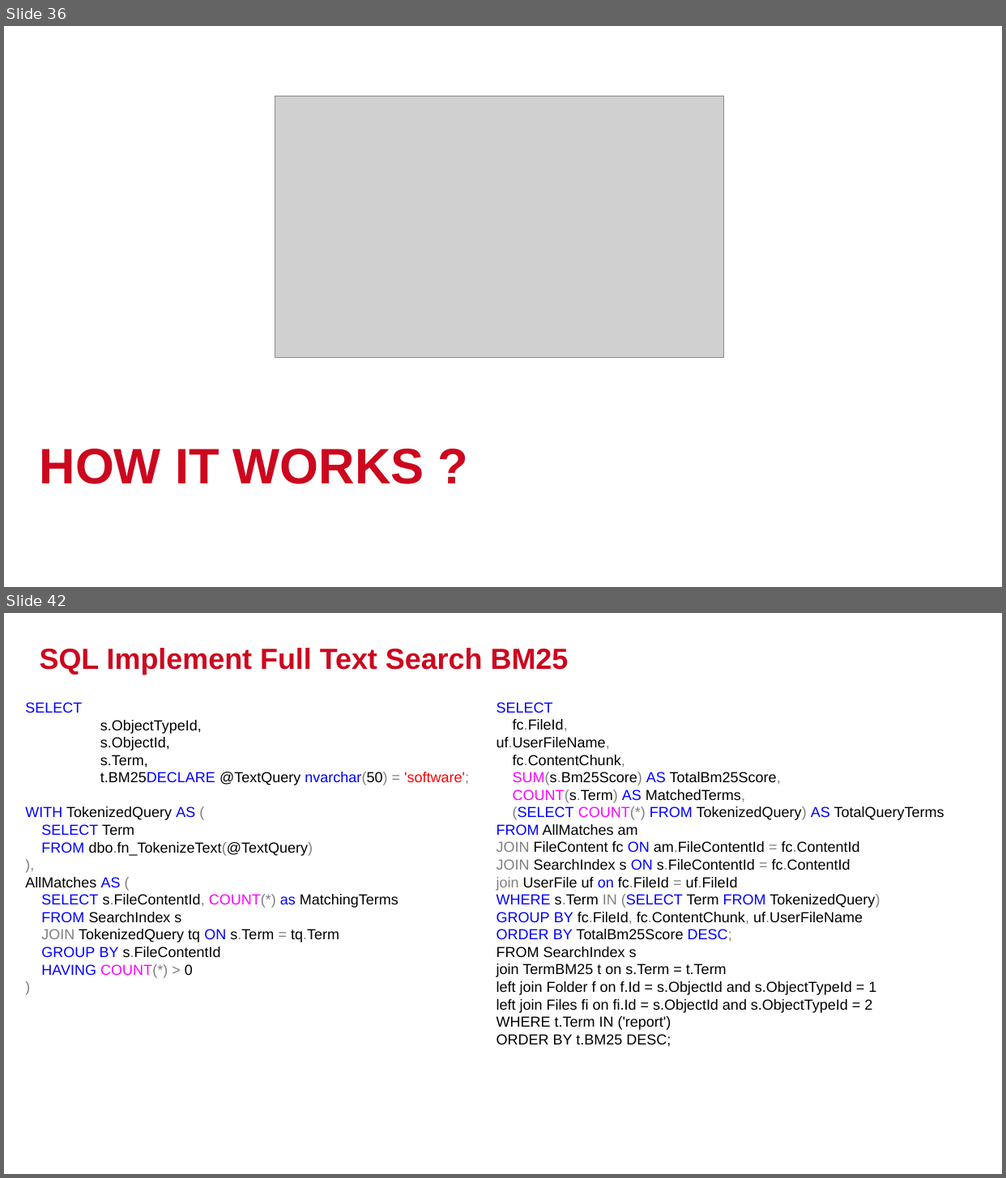
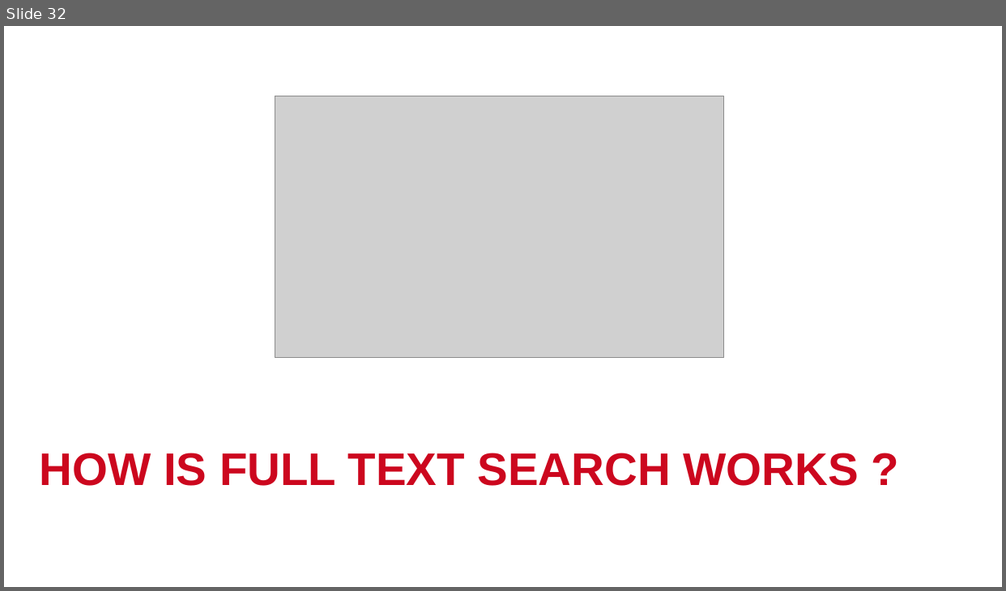
Before and after one commit to GiaHuy25/YPP4_Document, a slide deck: GoogleDriveScriptData/GiaHuy_Presentation_GoogleDrive.pptx. Shown one above the other, each under a label of ours: slides 36 and 42 before the commit, slide 32 after it; the slides between them are not shown. The pictures are 1006x1178 and 1006x591 pixels, drawn with LibreOffice and Linux fonts; fonts in the diff are those of the drawing; grey boxes stand for pictures; background and template pictures are left out. Boxes give left, top, right and bottom in pixels: in the first picture for what was removed or moved away, otherwise in the second. Text is boxed around its words. In the diff, an @@ line names an element or a change of style, - is before the commit and + after.

```diff
--- a/GoogleDriveScriptData/GiaHuy_Presentation_GoogleDrive.pptx
+++ b/GoogleDriveScriptData/GiaHuy_Presentation_GoogleDrive.pptx
@@ slide 42 removed at <box>4,613,1002,1174</box>, background #FFFFFF @@
@@ title removed at <box>40,648,569,675</box> @@
-SQL Implement Full Text Search BM25
@@ text removed at <box>25,702,469,978</box> @@
-SELECT
-s.ObjectTypeId,
-s.ObjectId,
-s.Term,
-t.BM25DECLARE @TextQuery nvarchar(50) = 'software';
-WITH TokenizedQuery AS (
-SELECT Term
-FROM dbo.fn_TokenizeText(@TextQuery)
-),
-AllMatches AS (
-SELECT s.FileContentId, COUNT(*) as MatchingTerms
-FROM SearchIndex s
-JOIN TokenizedQuery tq ON s.Term = tq.Term
-GROUP BY s.FileContentId
-HAVING COUNT(*) > 0
-)
@@ text removed at <box>496,702,944,1047</box> @@
-SELECT
-fc.FileId,
-uf.UserFileName,
-fc.ContentChunk,
-SUM(s.Bm25Score) AS TotalBm25Score,
-COUNT(s.Term) AS MatchedTerms,
-(SELECT COUNT(*) FROM TokenizedQuery) AS TotalQueryTerms
-FROM AllMatches am
-JOIN FileContent fc ON am.FileContentId = fc.ContentId
-JOIN SearchIndex s ON s.FileContentId = fc.ContentId
-join UserFile uf on fc.FileId = uf.FileId
-WHERE s.Term IN (SELECT Term FROM TokenizedQuery)
-GROUP BY fc.FileId, fc.ContentChunk, uf.UserFileName
-ORDER BY TotalBm25Score DESC;
-FROM SearchIndex s
-join TermBM25 t on s.Term = t.Term
-left join Folder f on f.Id = s.ObjectId and s.ObjectTypeId = 1
-left join Files fi on fi.Id = s.ObjectId and s.ObjectTypeId = 2
-WHERE t.Term IN ('report')
-ORDER BY t.BM25 DESC;
@@ what was slide 36 is now slide 32 @@
@@ slide 32 changed as well @@
@@ title at <box>40,453,859,486</box>: text changed; size 48 to 44 pt @@
-HOW IT WORKS ?
+HOW IS FULL TEXT SEARCH WORKS ?
```
Also in this commit, not shown: 14 other slides changed, 9 slides added, 15 other slides removed, 4 other files.
